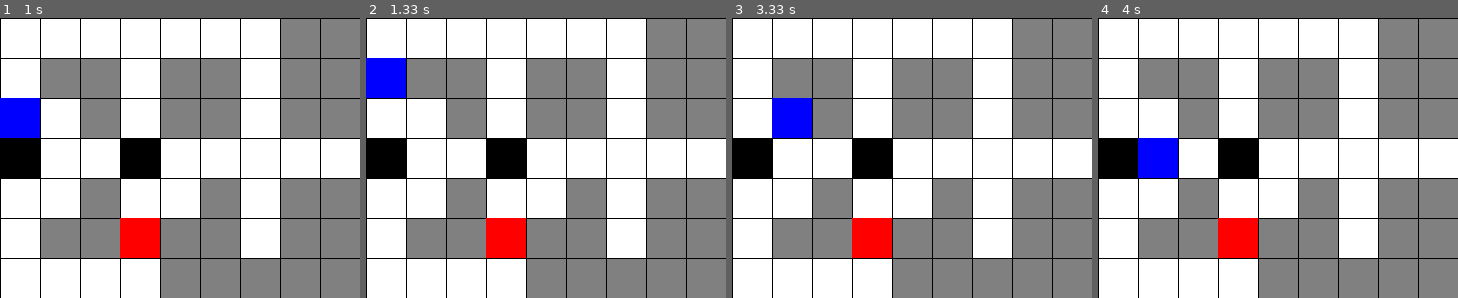
Above: before the commit, frames 1-4 (left to right).
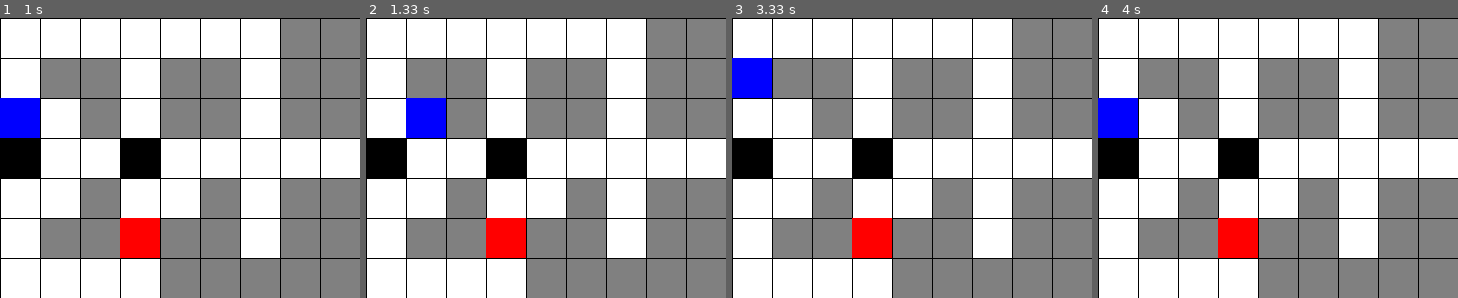
Above: after the commit, the same moments.

Repository: ancaryee/Robotica_T1
Game: pygame game, started from test2.py
Same seed, same stepped clock (60 frames per second), same inputs: the game is played once before the commit and once after it.
Inputs:
- Up to frame 1 (1 s): no input
- Up to frame 2 (1.33 s): no input
- Up to frame 3 (3.33 s): no input
- Up to frame 4 (4 s): no input

Frame 1 is identical in both runs. In frame 2, 3.2% of the frame differs, in the area x 0-23%, y 14-43%; in frame 3, 3.2%; in frame 4, 3.2%.

Commit message:
graficar
aqui se gafica la cantidad de pasos que le toma al robot llegar a la meta por cada iteracion

Diff:
--- a/test2.py
+++ b/test2.py
@@ -2,6 +2,7 @@
 import sys
 import time
 import random
+import matplotlib.pyplot as plt
 
 # Definir colores
 BLANCO, NEGRO, GRIS, ROJO, AZUL = (255, 255, 255), (0, 0, 0), (128, 128, 128), (255, 0, 0), (0, 0, 255)
@@ -91,10 +92,10 @@
 
     i, j = posicion_robot
     desplazamientos_direccion = {
-        'norte': ((i-1, j), 0.20, [('este', (i, j+1), 0.40), ('oeste', (i, j-1), 0.40)]),
-        'sur':   ((i+1, j), 0.20, [('este', (i, j+1), 0.40), ('oeste', (i, j-1), 0.40)]),
-        'este':  ((i, j+1), 0.20, [('norte', (i-1, j), 0.40), ('sur', (i+1, j), 0.40)]),
-        'oeste': ((i, j-1), 0.20, [('norte', (i-1, j), 0.40), ('sur', (i+1, j), 0.40)])
+        'norte': ((i-1, j), 0.40, [('este', (i, j+1), 0.30), ('oeste', (i, j-1), 0.30)]),
+        'sur':   ((i+1, j), 0.40, [('este', (i, j+1), 0.30), ('oeste', (i, j-1), 0.30)]),
+        'este':  ((i, j+1), 0.40, [('norte', (i-1, j), 0.30), ('sur', (i+1, j), 0.30)]),
+        'oeste': ((i, j-1), 0.40, [('norte', (i-1, j), 0.30), ('sur', (i+1, j), 0.30)])
     }
 
     # Obtener la dirección desde la política
@@ -194,44 +195,72 @@
 aE.append(a1)
 aP.append(a0)
 
-while nK < 1000:
-    aE.append(a0)
-    aP.append(a2)
-    for s in range(0, nS):
-        for a in range(0, nA):
-            aAux = [aT[a][s][i] * aE[nK - 1][i] for i in range(0, nS)]
-            aQ[s][a] = nRw(s, a) + Ld * sum(aAux)
-        aX = aQ[s][:]
-        aE[nK][s] = max(aX)
-        aP[nK][s] = aX.index(max(aX))
-    nK += 1
-
-print("Esta es la política final óptima:")
-print(aP[-1])
-
-instrucciones = aP[-1]  # Asignar las instrucciones obtenidas del modelo de Markov
-# time.sleep(2)
-# Configurar la pantalla
-pantalla = pygame.display.set_mode((ANCHO, ALTO))
-pygame.display.set_caption("Mapa")
-
-# Posición inicial del robot
-posicion_robot = (0,0)
-
-# Bucle principal del juego
-reloj = pygame.time.Clock()
-jugando = True
-while jugando:
-    for evento in pygame.event.get():
-        if evento.type == pygame.QUIT:
-            jugando = False  # Salir del bucle si se cierra la ventana
-        elif evento.type == pygame.KEYDOWN:
-            if evento.key == pygame.K_ESCAPE:
-                jugando = False  # Salir del bucle si se presiona la tecla Escape
-
-    # Mover el robot según la política óptima para su estado actual
-    mover_robot()
+# Lista para almacenar el número de pasos en cada iteración
+pasos_totales_por_iteracion = []
+repeticiones = 5  # Puedes ajustar este número según sea necesario
+
+# Bucle para repetir el proceso varias veces
+for iteracion in range(repeticiones):
+    # Resetear variables necesarias para el siguiente cálculo y juego
+    pasos_totales = 0
+    posicion_robot = seleccionar_posicion_inicial_aleatoria(ejemplo_mapa)
+    meta_alcanzada = False
+
+    # Algoritmo para calcular la política óptima y mover el robot
+    nK = 0
+    while nK < 1000:
+        aE.append(a0)
+        aP.append(a2)
+        for s in range(0, nS):
+            for a in range(0, nA):
+                aAux = [aT[a][s][i] * aE[nK - 1][i] for i in range(0, nS)]
+                aQ[s][a] = nRw(s, a) + Ld * sum(aAux)
+            aX = aQ[s][:]
+            aE[nK][s] = max(aX)
+            aP[nK][s] = aX.index(max(aX))
+        nK += 1
+
+    print("Esta es la política final óptima:")
+    print(aP[-1])
+    instrucciones = aP[-1]
+
+    # Configurar la pantalla de Pygame
+    pantalla = pygame.display.set_mode((ANCHO, ALTO))
+    pygame.display.set_caption("Mapa")
+
+    # Posición inicial del robot
+    posicion_robot = (0, 0)
+
+    # Bucle principal del juego
+    reloj = pygame.time.Clock()
+    jugando = True
+    while jugando and not meta_alcanzada:
+        for evento in pygame.event.get():
+            if evento.type == pygame.QUIT:
+                jugando = False  # Salir del bucle si se cierra la ventana
+
+        # Mover el robot según la política óptima para su estado actual
+        mover_robot()
+
+        # Verificar si el robot ha alcanzado la meta
+        if meta_alcanzada:
+            break  # Salir del bucle si la meta ha sido alcanzada
+
+        pasos_totales += 1
+
+    # Almacenar el número total de pasos necesarios para llegar a la meta en esta iteración
+    pasos_totales_por_iteracion.append(pasos_totales)
+
+# Graficar los pasos por iteración como un gráfico de dispersión
+plt.scatter(range(1, repeticiones + 1), pasos_totales_por_iteracion)
+plt.xlabel('Iteración')
+plt.ylabel('Pasos hasta la meta')
+plt.title('Pasos necesarios para llegar a la meta en cada iteración')
+plt.grid(True)
+plt.show()
 
 # Salir de Pygame
 pygame.quit()
+
+# Salir del bucle de repeticiones y terminar el programa
 sys.exit()
